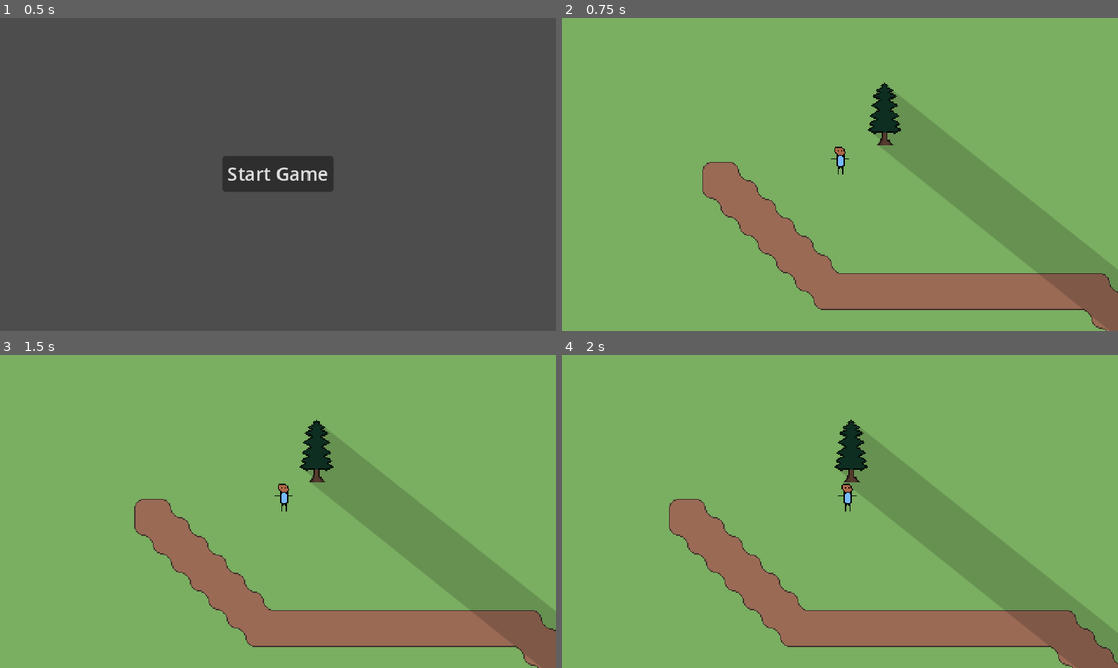
Above: before the commit, frames 1-4 (two rows, left to right).
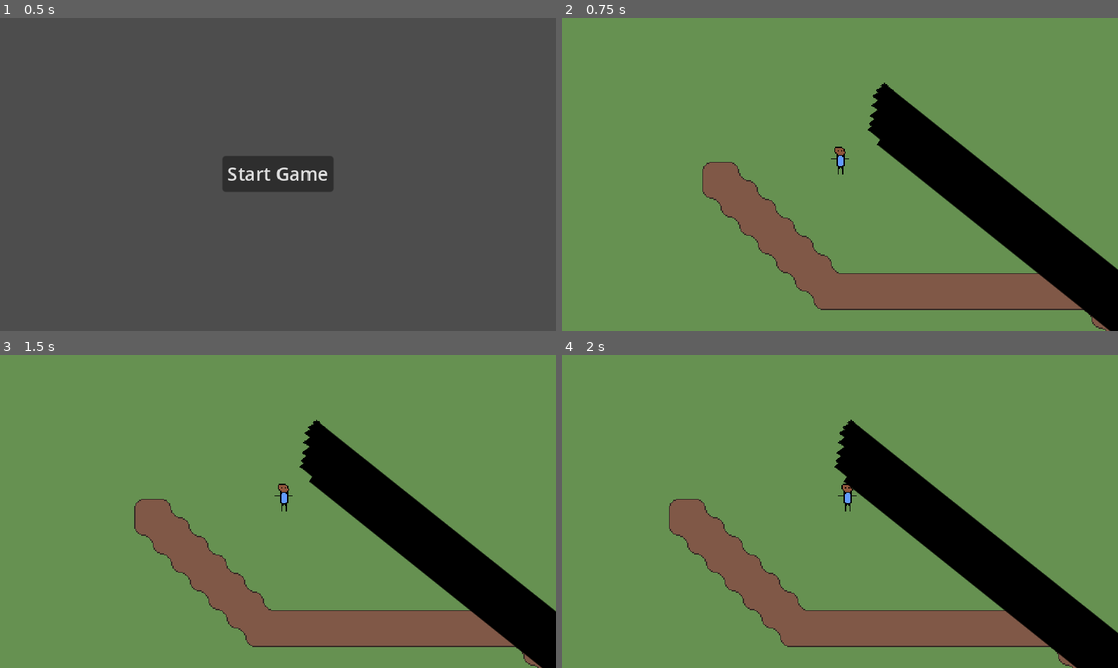
Above: after the commit, the same moments.

Repository: StormLight14/nightfall-mirror
Game: Godot game, scene res://menus/main/main_menu.tscn
Same seed, same stepped clock (60 frames per second), same inputs: the game is played once before the commit and once after it.
Inputs:
- Up to frame 1 (0.5 s): no input
- Up to frame 2 (0.75 s): click "Start Game" at 0.5 s
- Up to frame 3 (1.5 s): tap Enter at 1.25 s; hold D (right) from 1.28 s (still down)
- Up to frame 4 (2 s): keep holding D (right)

Frame 1 is identical in both runs. In frame 2, 99% of the frame differs, in the area x 0-100%, y 0-100%; in frame 3, 99%; in frame 4, 99%.

Commit message:
make Grass and Path TileMapDual nodes invisible (but NOT the display_tilemap they add to parent)

Diff:
--- a/scenes/main/island.tscn
+++ b/scenes/main/island.tscn
@@ -195,18 +195,17 @@
 
 [node name="Sun" type="DirectionalLight2D" parent="."]
 rotation = -0.897099
-energy = 0.2
 shadow_enabled = true
 shadow_filter = 1
 
 [node name="LevelLighting" type="CanvasModulate" parent="."]
-visible = false
 color = Color(0, 0, 0, 1)
 
 [node name="Tilesets" type="Node2D" parent="."]
 
 [node name="Grass" type="TileMapLayer" parent="Tilesets"]
 unique_name_in_owner = true
+visible = false
 light_mask = 0
 material = SubResource("CanvasItemMaterial_k5adq")
 position = Vector2(88, -67)
@@ -216,6 +215,7 @@
 
 [node name="Path" type="TileMapLayer" parent="Tilesets"]
 unique_name_in_owner = true
+visible = false
 material = SubResource("CanvasItemMaterial_khc0q")
 tile_map_data = PackedByteArray("AAABAAUAAAADAAAAAAAAAAUAAAACAAAAAAAEAAUAAAADAAAAAAADAAUAAAADAAAAAAACAAUAAAADAAAAAAD5/w …(2400 unchanged characters)…
 tile_set = SubResource("TileSet_q84vi")
Not shown: 1 places in scenes/objects/trees/tree.tscn that only renumber resources
